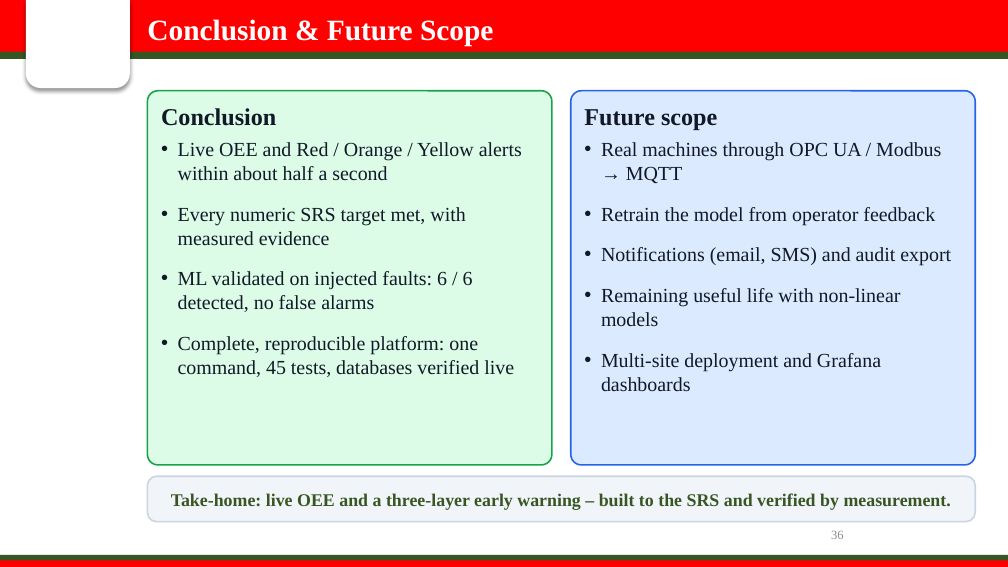
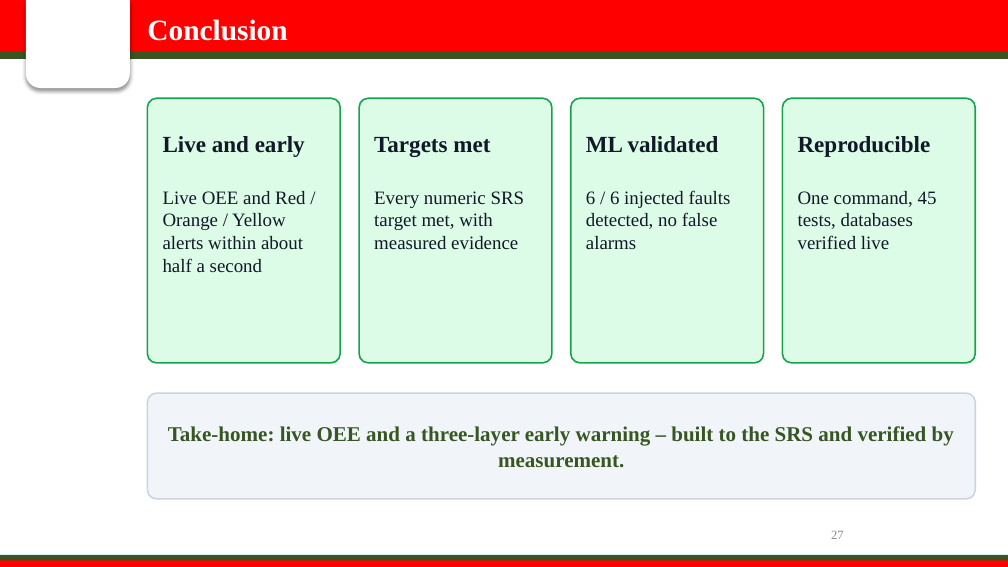
Before and after one commit to sanika-2811/oee-smart-factory, a slide deck: slide 27 of presentation/OEE_Smart_Factory_Presentation.pptx (slide 36 before the commit). Drawn at 1008x567 pixels with LibreOffice and Linux fonts; fonts in the diff are those of the drawing; background and template pictures are left out. Boxes give left, top, right and bottom in pixels: in the first picture for what was removed or moved away, otherwise in the second. Text is boxed around its words. In the diff, an @@ line names an element or a change of style, - is before the commit and + after.

```diff
--- a/presentation/OEE_Smart_Factory_Presentation.pptx
+++ b/presentation/OEE_Smart_Factory_Presentation.pptx
@@ text at <box>147,19,287,41</box>: text changed @@
-Conclusion & Future Scope
+Conclusion
@@ rounded rectangle: place and size @@
-rounded rectangle at <box>147,91,552,465</box>
+rounded rectangle at <box>147,98,340,363</box>
@@ rounded rectangle at <box>147,98,340,363</box>: proportions changed @@
@@ text removed at <box>161,108,522,377</box> @@
-Conclusion
-• Live OEE and Red / Orange / Yellow alerts within about half a second
-• Every numeric SRS target met, with measured evidence
-• ML validated on injected faults: 6 / 6 detected, no false alarms
-• Complete, reproducible platform: one command, 45 tests, databases verified live
@@ rounded rectangle added at <box>359,98,552,363</box>, fill #DCFCE7, outline #16A34A 1.5 pt @@
@@ rounded rectangle removed at <box>571,91,975,465</box> @@
@@ rounded rectangle added at <box>571,98,764,363</box>, fill #DCFCE7, outline #16A34A 1.5 pt @@
@@ text removed at <box>584,109,951,391</box> @@
-Future scope
-• Real machines through OPC UA / Modbus → MQTT
-• Retrain the model from operator feedback
-• Notifications (email, SMS) and audit export
-• Remaining useful life with non-linear models
-• Multi-site deployment and Grafana dashboards
@@ rounded rectangle added at <box>783,98,975,363</box>, fill #DCFCE7, outline #16A34A 1.5 pt @@
@@ text added at <box>163,136,305,157</box>, 22 pt, text #111827, bold @@
+Live and early
@@ text added at <box>374,137,490,157</box>, 22 pt, text #111827, bold @@
+Targets met
@@ text added at <box>586,136,719,153</box>, 22 pt, text #111827, bold @@
+ML validated
@@ text added at <box>798,136,931,157</box>, 22 pt, text #111827, bold @@
+Reproducible
@@ text added at <box>163,191,305,272</box>, 18 pt, text #111827 @@
+Live OEE and Red / Orange / Yellow alerts within about half a second
@@ text added at <box>374,191,525,249</box>, 18 pt, text #111827 @@
+Every numeric SRS target met, with measured evidence
@@ text added at <box>586,190,731,249</box>, 18 pt, text #111827 @@
+6 / 6 injected faults detected, no false alarms
@@ text added at <box>798,191,937,249</box>, 18 pt, text #111827 @@
+One command, 45 tests, databases verified live
@@ rounded rectangle "Take-home: live OEE and a ...": place and size @@
-rounded rectangle "Take-home: live OEE and a ..." at <box>147,476,975,522</box>
+rounded rectangle "Take-home: live OEE and a ..." at <box>147,393,975,499</box>
@@ rounded rectangle "Take-home: live OEE and a ..." at <box>147,393,975,499</box>: size 17 to 20 pt; proportions changed @@
@@ page number at <box>831,531,844,539</box>: text changed @@
-36
+27
```
Also in this commit, not shown: 2 other slides changed, 5 slides added, 14 slides removed, 13 other files.
